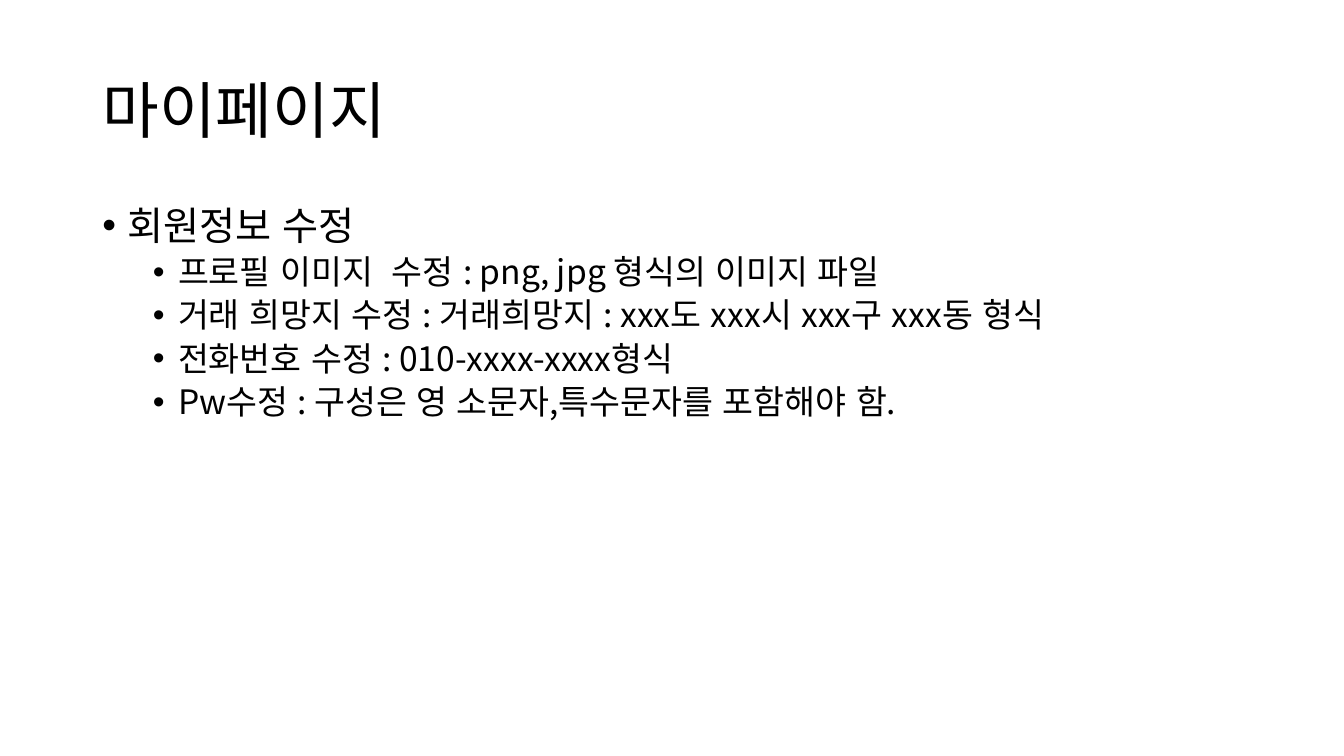
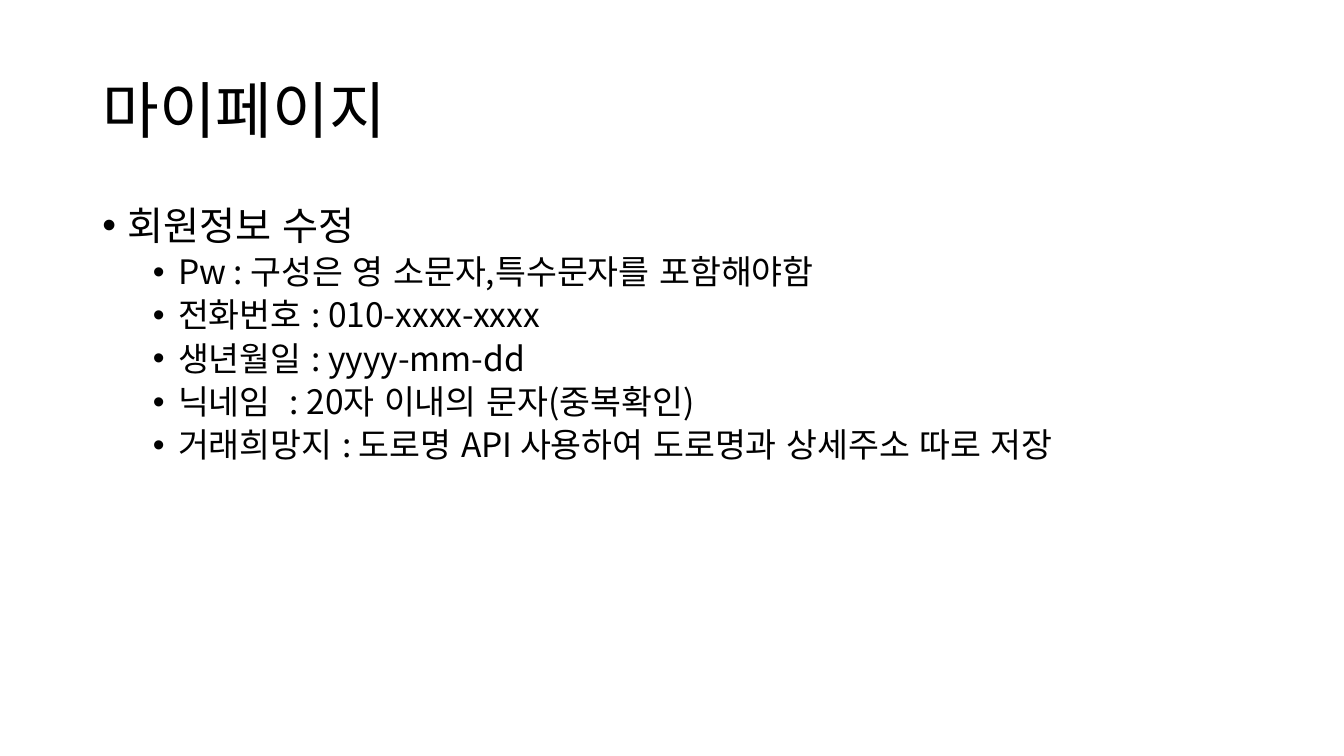
Before and after one commit to Singan/anabada-project, a slide deck: slide 15 of ppt/요구사항 명세서.pptx (slide 12 before the commit). Drawn at 1344x756 pixels with LibreOffice and Linux fonts; fonts in the diff are those of the drawing. Boxes give left, top, right and bottom in pixels: in the first picture for what was removed or moved away, otherwise in the second. Text is boxed around its words. In the diff, an @@ line names an element or a change of style, - is before the commit and + after.

```diff
--- a/ppt/요구사항 명세서.pptx
+++ b/ppt/요구사항 명세서.pptx
@@ text at <box>178,256,1053,460</box>: text changed @@
-  • 프로필 이미지 수정 : png, jpg 형식의 이미지 파일
-  • 거래 희망지 수정 : 거래희망지 : xxx도 xxx시 xxx구 xxx동 형식
-  • 전화번호 수정 : 010-xxxx-xxxx형식
-  • Pw수정 : 구성은 영 소문자,특수문자를 포함해야 함.
+  • Pw : 구성은 영 소문자,특수문자를 포함해야함
+  • 전화번호 : 010-xxxx-xxxx
+  • 생년월일 : yyyy-mm-dd
+  • 닉네임 : 20자 이내의 문자(중복확인)
+  • 거래희망지 : 도로명 API 사용하여 도로명과 상세주소 따로 저장
```
Also in this commit, not shown: 10 other slides changed, 4 slides added.
